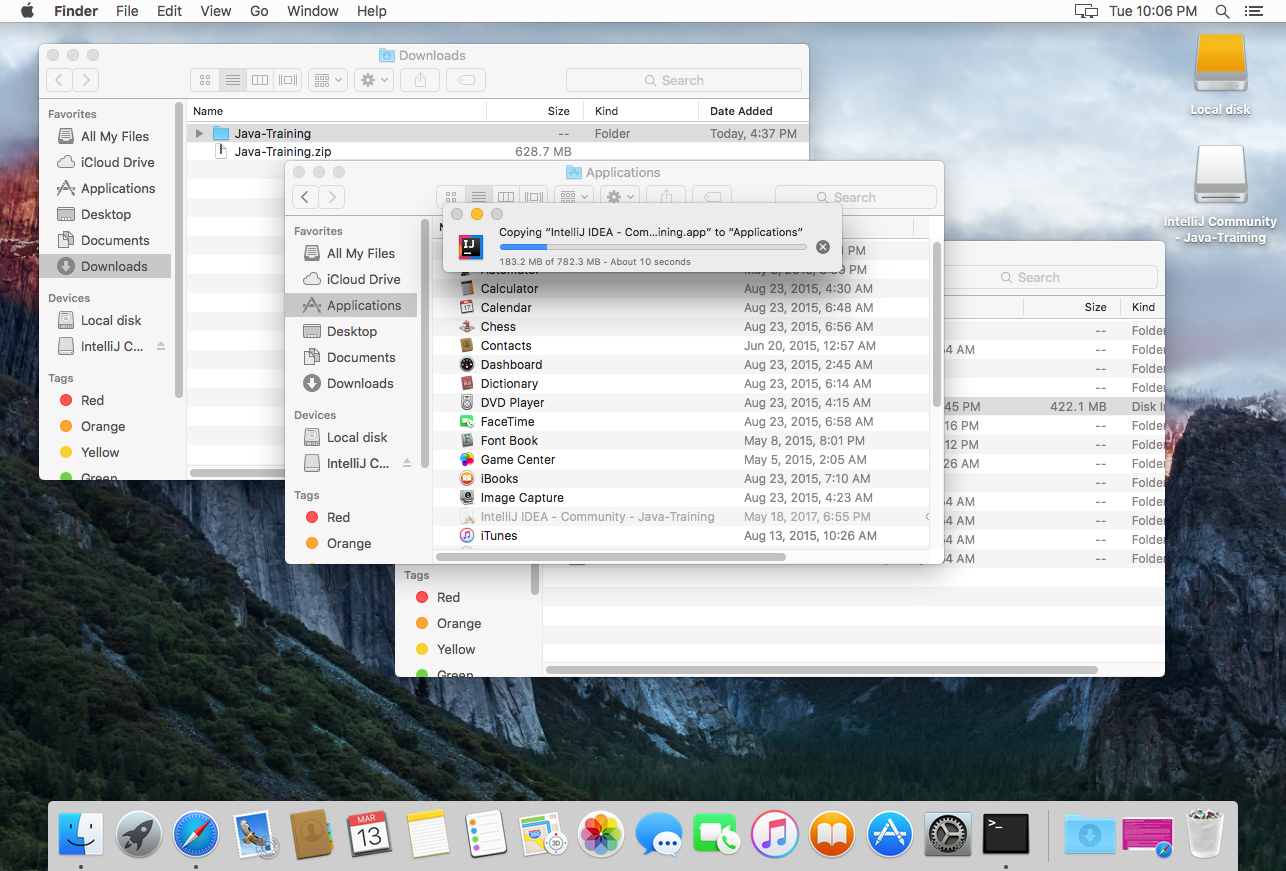
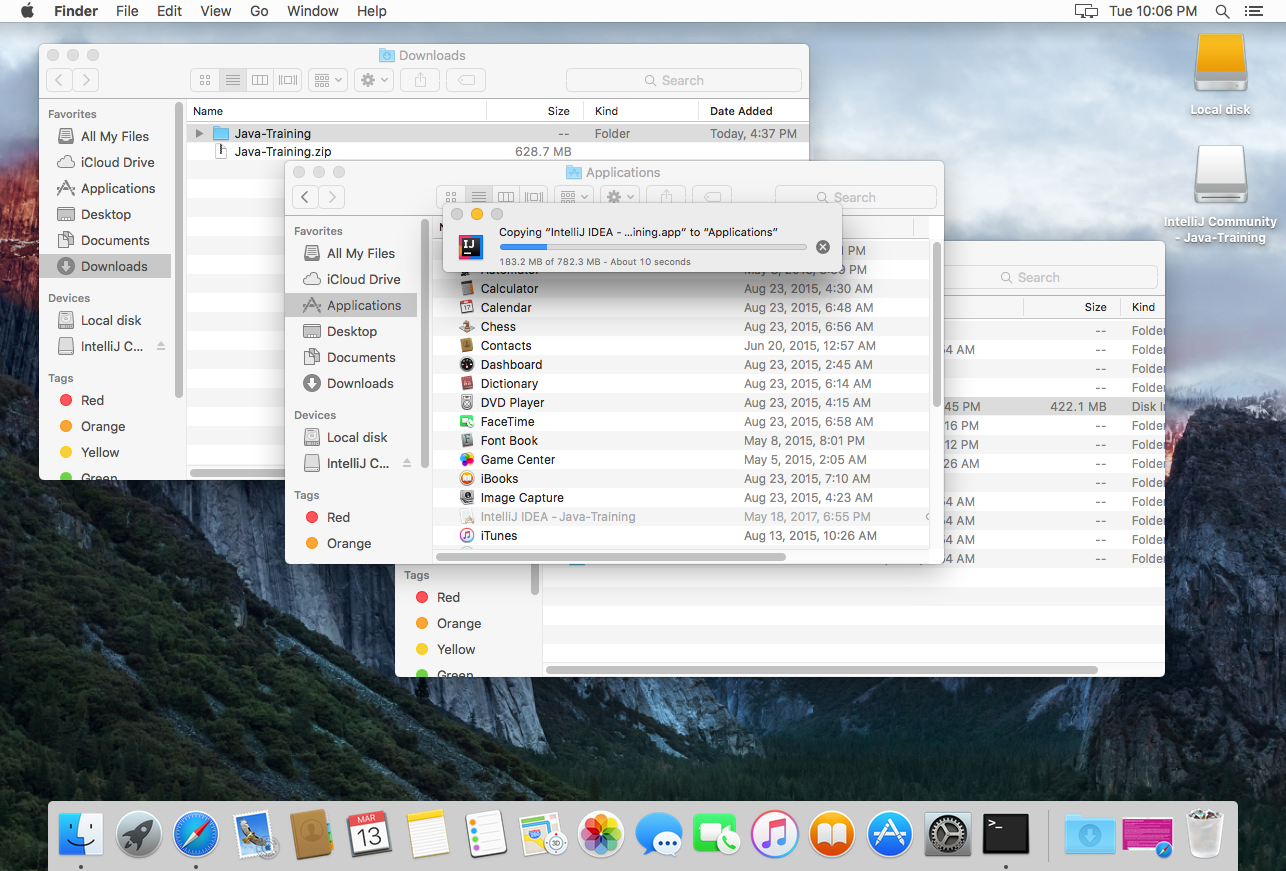
Layer changes from the first 1286×871 image to the second:
painted on "Layer 1" over [left=559, top=227, right=803, bottom=524]
